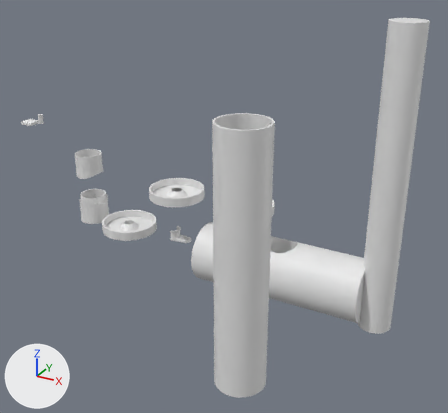
What one commit did to the Blender file hydroponic-fittings/hydroponic-fittings.blend.
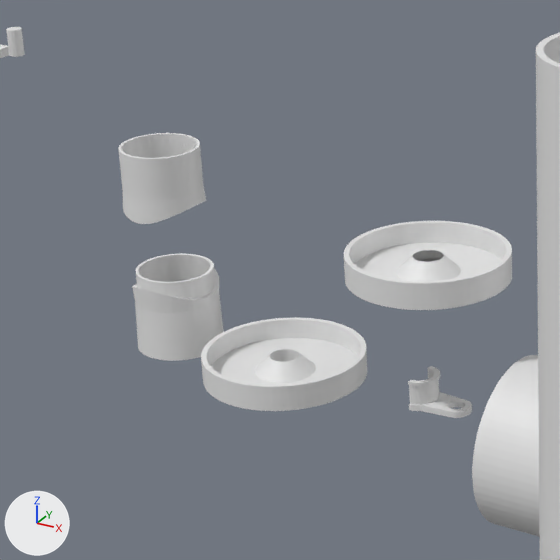
Old and new are each drawn whole from a 50 mm camera at (595.0, -899.0, 538.0) aimed at (111.0, -19.0, 98.0) and again close up on the part from 8% to 49% of the width and 25% to 70% of the height. Lighting does not change. The marker at lower left points along +X, +Y and +Z.

In view in the first close-up: '108-OD', '2in-pipe', 'cap-4in', 'cap-wide', 'flange-station', 'float-mount', 'station'.
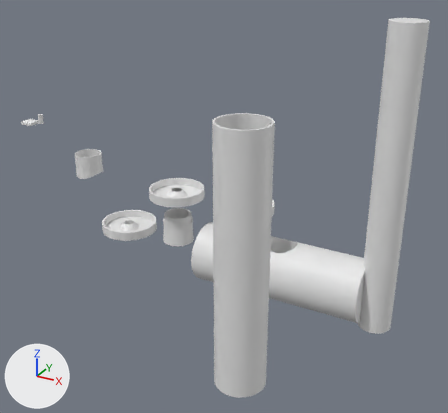
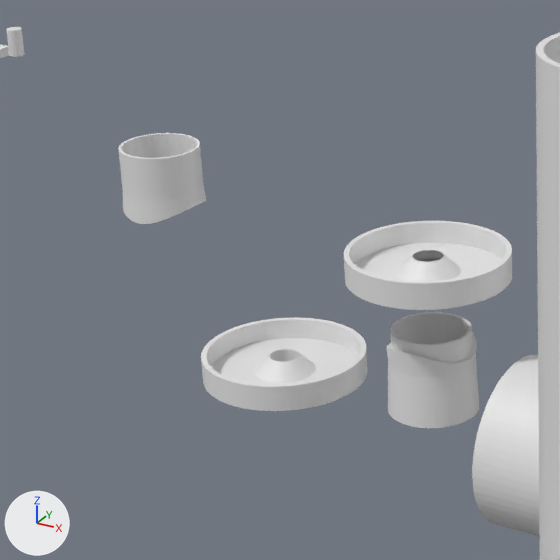
Where the change shows, as pixel boxes [x1, y1, x2, y2] in the close-ups (560 x 560 px):
'flange', added
    after: [386, 312, 479, 428]
'flange-station', deleted
    before: [132, 253, 224, 361]
'float-mount', unchanged, covered by the edit
    before: [408, 366, 472, 418]

What the commit changed:
Mesh me_circle_003_1 is new.
It has 662 vertices, 594 faces and spans x -29.6..29.8, y -29.2..30.2, z -1.9..53.2.
Object 'flange-station' (ob_flange_station) is deleted.
Object 'flange' (ob_flange) is new; it shows me_circle_003_1.
Its location is (0.0, 0.0, 0.0).
Its scale is (0.98, 0.98, 1.0).
